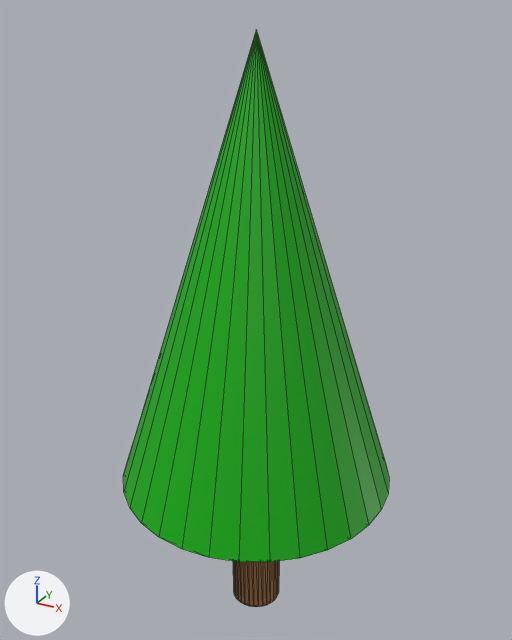
An edit to the glTF model apps/tiles/assets/Tree.glb, drawn before and after from the same camera.
Before and after are seen from a camera (50 mm lens) standing at (0.405, -0.737, 0.821) and looking at (-0.01, 0.017, 0.444). Arrows for +X, +Y and +Z are at lower left; the lights stay in place. Mesh edges are drawn as thin lines. Where no turn or scale is listed for an object, it has been applied to the vertices. Vertices at the same position are counted once.

Script lines for the objects in view, before the commit:
```python
me_cone = bpy.data.meshes.new('Cone')
me_cone.from_pydata(...)  # 34 vertices, 64 faces; spans x -1.0..1.0, y -1.0..1.0, z -1.0..1.0
me_cone.materials.append(mat_material_002)  # green #06ad00
# before: 1 (0.0, 0.0, 1.0) at pixel (256, 29), 23 (-0.92, -0.38, -1.0) at pixel (127, 460), 24 (-0.49, -0.1, 0.0), 25 (-0.98, -0.2, -1.0), 26 (-1.0, 0.0, -1.0)
me_cylinder = bpy.data.meshes.new('Cylinder')
me_cylinder.from_pydata(...)  # a 32-sided cylinder along z spanning x -1.0..1.0, y -1.0..1.0, z -1.0..1.0
me_cylinder.materials.append(mat_material_001)  # brown #a57544
ob_cone = bpy.data.objects.new('Cone', me_cone)
ob_cone.location = (0.0, 0.0, 0.511)
ob_cone.scale = (0.187, 0.187, 0.289)
ob_cylinder = bpy.data.objects.new('Cylinder', me_cylinder)
ob_cylinder.location = (0.0, 0.0, 0.109)
ob_cylinder.scale = (0.0348, 0.0348, 0.113)
```
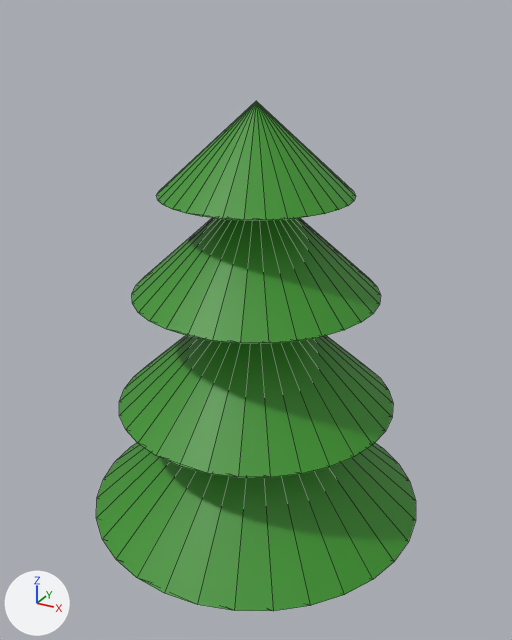
Where the change shows, as pixel boxes (x1, y1, x2, y2) in the pictures (512 x 640 px):
'Cone', reshaped, moved, rescaled: before (123, 30, 389, 562); after (96, 443, 416, 611)
'Cone.001', added (green): after (119, 336, 393, 477)
'Cone.002', added (green): after (132, 218, 381, 343)
'Cone.003', added (green): after (156, 101, 356, 220)
part 1 of me_cone, cut back: after (105, 443, 144, 478)
part 2 of me_cone, recoloured: before (123, 30, 389, 562); after (96, 443, 416, 611)
'Cylinder', unchanged, covered by the edit: before (233, 561, 279, 607)

The edits, one by one:
Material 'Material' (mat_material) is new.
Its base color is (0.0443, 0.292, 0.0237) (green #3b932b).
me_cone is used by ob_cone; location (0.0, 0.0, 0.511); scale (0.187, 0.187, 0.289).
Verts and faces of me_cone; kept vertices keep their numbers, new ones are numbered from 34.
me_cone had 34 vertices, 64 faces and spanned x -1.0..1.0, y -1.0..1.0, z -1.0..1.0.
me_cone now has 33 vertices, 62 faces and spans x -1.0..1.0, y -1.0..1.0, z -1.0..1.0.
Part 1, on me_cone:
Vertices deleted: 24 (with the faces that use them).
New faces: (1, 25, 23), (1, 26, 25).
me_cone part 2: 60 faces spanning x -1.0..1.0, y -1.0..1.0, z -1.0..1.0 switch from mat_material_002 (green #06ad00) to mat_material (green #3b932b).
Mesh me_cone_004 is new.
It is a 32-sided cone pointing to +z spanning x -0.118..0.118, y -0.118..0.118, z -0.054..0.054.
It uses material mat_material (green #3b932b).
Mesh me_cone_003 is new.
It is a 32-sided cone pointing to +z spanning x -0.156..0.156, y -0.156..0.156, z -0.071..0.071.
It uses material mat_material (green #3b932b).
Mesh me_cone_002 is new.
It is a 32-sided cone pointing to +z spanning x -0.183..0.183, y -0.183..0.183, z -0.083..0.083.
It uses material mat_material (green #3b932b).
Object 'Cone' (ob_cone) moves from (0.0, 0.0, 0.511) to (0.0, 0.0, 0.287).
Object 'Cone' (ob_cone) is rescaled from (0.187, 0.187, 0.289) to (0.226, 0.226, 0.102).
Object 'Cone.003' (ob_cone_003) is new; it shows me_cone_004.
Its location is (0.0, 0.0, 0.671).
Object 'Cone.002' (ob_cone_002) is new; it shows me_cone_003.
Its location is (0.0, 0.0, 0.564).
Object 'Cone.001' (ob_cone_001) is new; it shows me_cone_002.
Its location is (0.0, 0.0, 0.423).
